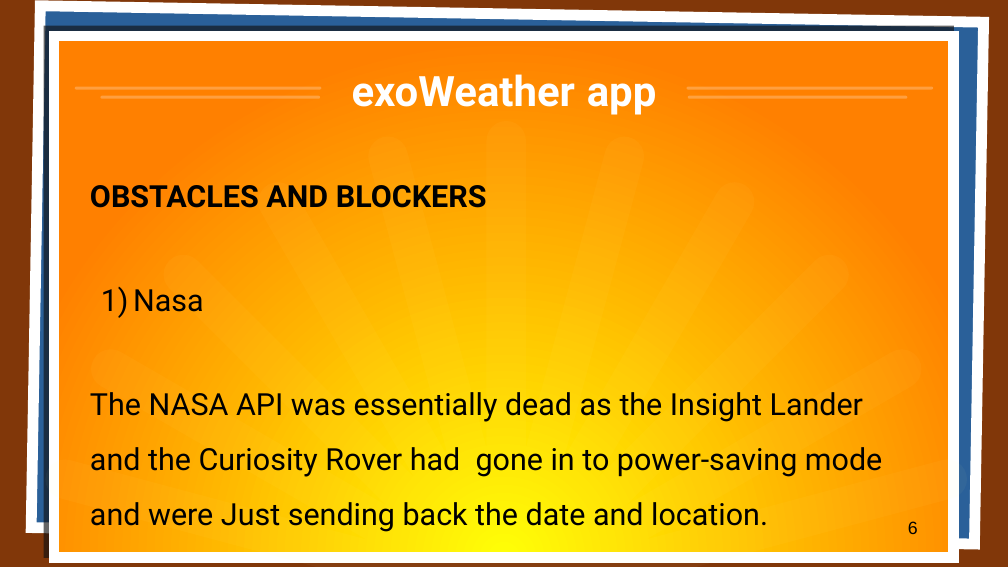
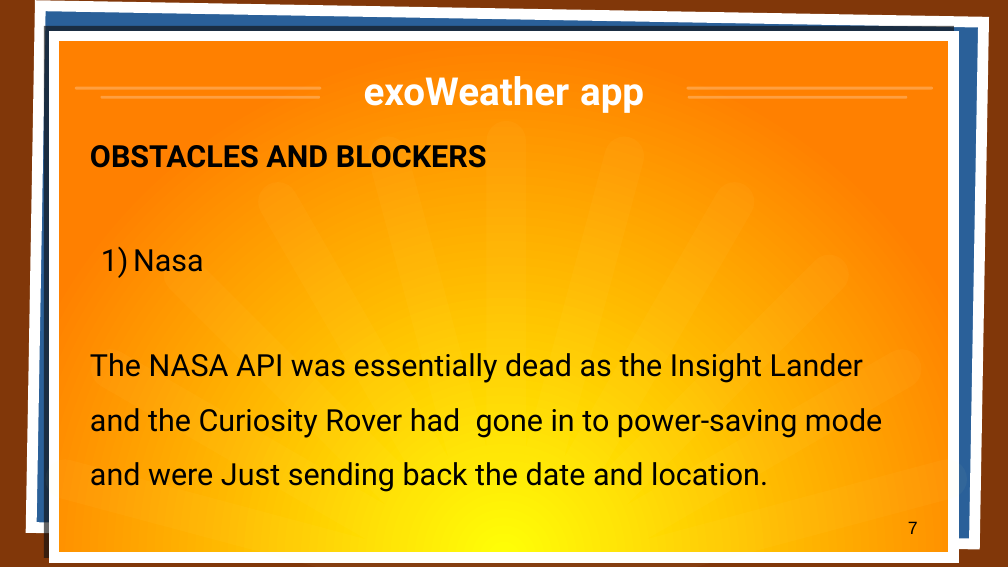
Before and after one commit to aagb1884/exoWeather, a slide deck: slide 7 of presentation/js_group_project_presentation.pptx (slide 6 before the commit). Drawn at 1008x567 pixels with LibreOffice and Linux fonts; fonts in the diff are those of the drawing. Boxes give left, top, right and bottom in pixels: in the first picture for what was removed or moved away, otherwise in the second. Text is boxed around its words. In the diff, an @@ line names an element or a change of style, - is before the commit and + after.

```diff
--- a/presentation/js_group_project_presentation.pptx
+++ b/presentation/js_group_project_presentation.pptx
@@ title "exoWeather app" at (364,76,644,113): size 33 to 30.4 pt @@
@@ text "OBSTACLES AND BLOCKERS": place and size @@
-text "OBSTACLES AND BLOCKERS" at (90,185,882,532)
+text "OBSTACLES AND BLOCKERS" at (90,145,882,492)
@@ freeform shape at (46,121,968,567): outline redrawn @@
@@ page number at (908,521,918,534): text changed @@
-6
+7
```
Also in this commit, not shown: 14 other slides changed, 1 slide added, 1 other file.
